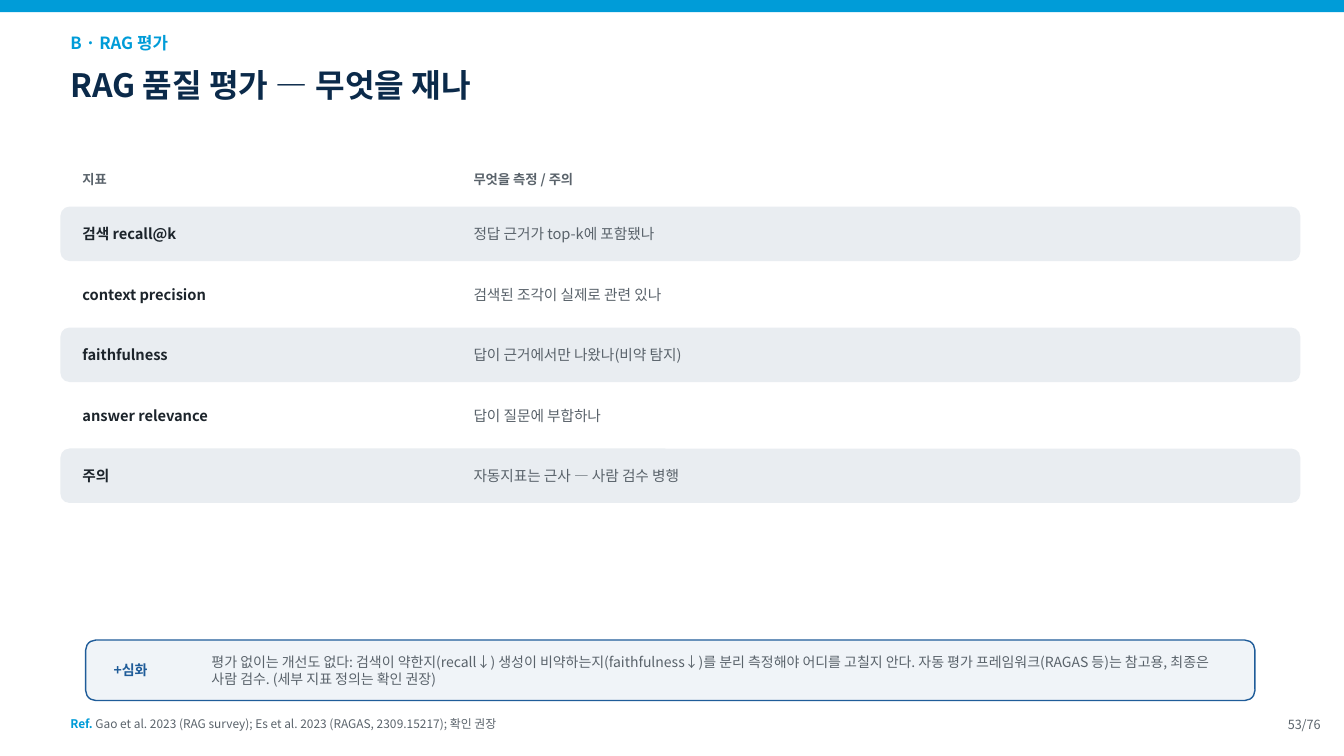
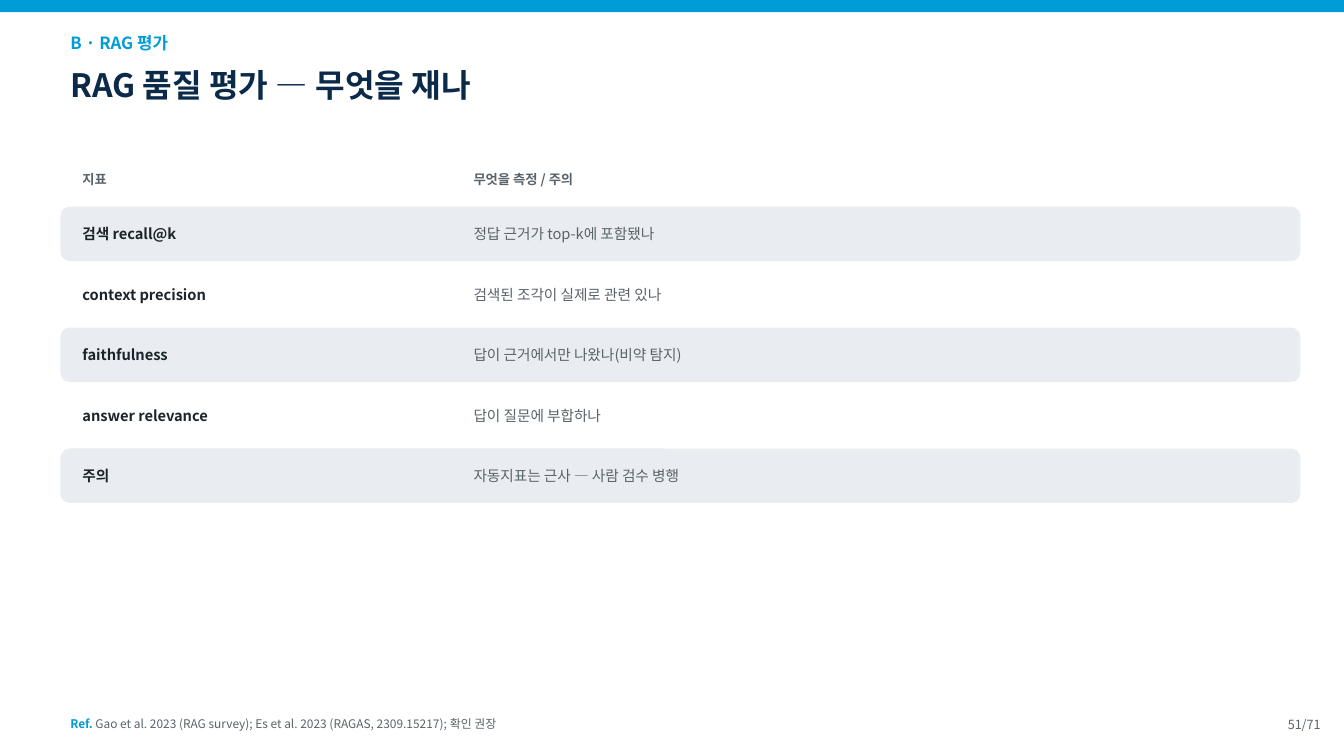
Before and after one commit to fourmodern/2025_aidrugdiscovery, a slide deck: slide 51 of 20260905/slides/0912_2교시.pptx (slide 53 before the commit). Drawn at 1344x756 pixels with LibreOffice and Linux fonts; fonts in the diff are those of the drawing. Boxes give left, top, right and bottom in pixels: in the first picture for what was removed or moved away, otherwise in the second. Text is boxed around its words. In the diff, an @@ line names an element or a change of style, - is before the commit and + after.

```diff
--- a/20260905/slides/0912_2교시.pptx
+++ b/20260905/slides/0912_2교시.pptx
@@ rounded rectangle removed at [86, 640, 1255, 701] @@
@@ text removed at [211, 655, 1209, 687] @@
-평가 없이는 개선도 없다: 검색이 약한지(recall↓) 생성이 비약하는지(faithfulness↓)를 분리 측정해야 어디를 고칠지 안다. 자동 평가 프레임워크(RAGAS 등)는 참고용, 최종은 사람 검수. (세부 지표 정의는 확인 권장)
@@ text removed at [114, 663, 148, 677] @@
-+심화
@@ text at [1288, 719, 1321, 731]: text changed @@
-53/76
+51/71
```
Also in this commit, not shown: 65 other slides changed, 5 slides removed, 15 other files.
